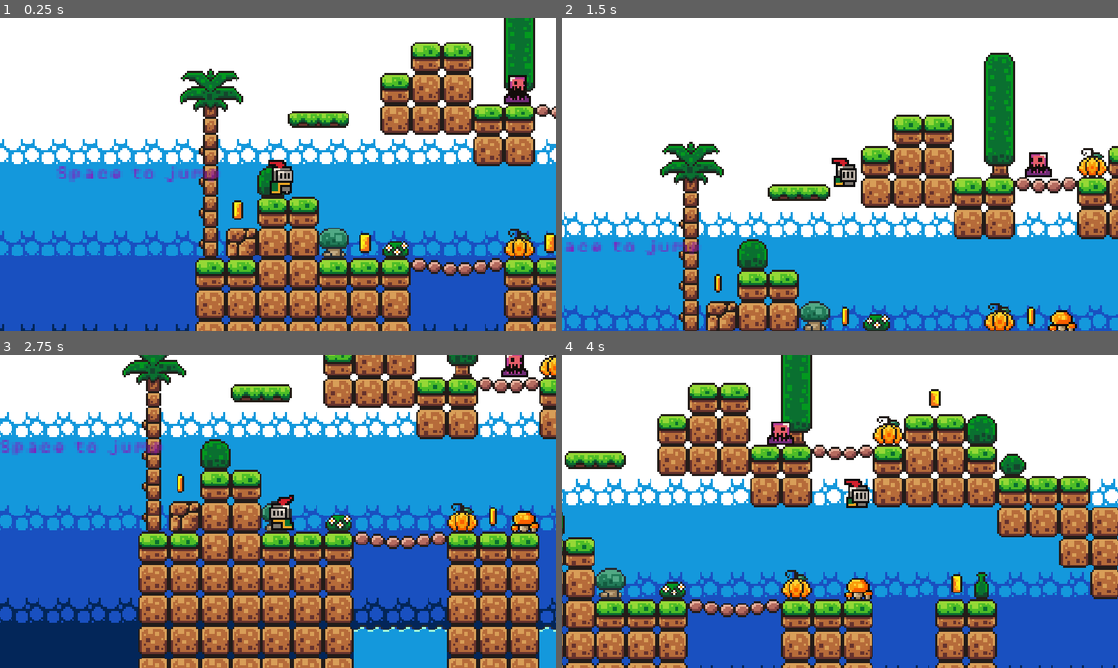
Above: before the commit, frames 1-4 (two rows, left to right).
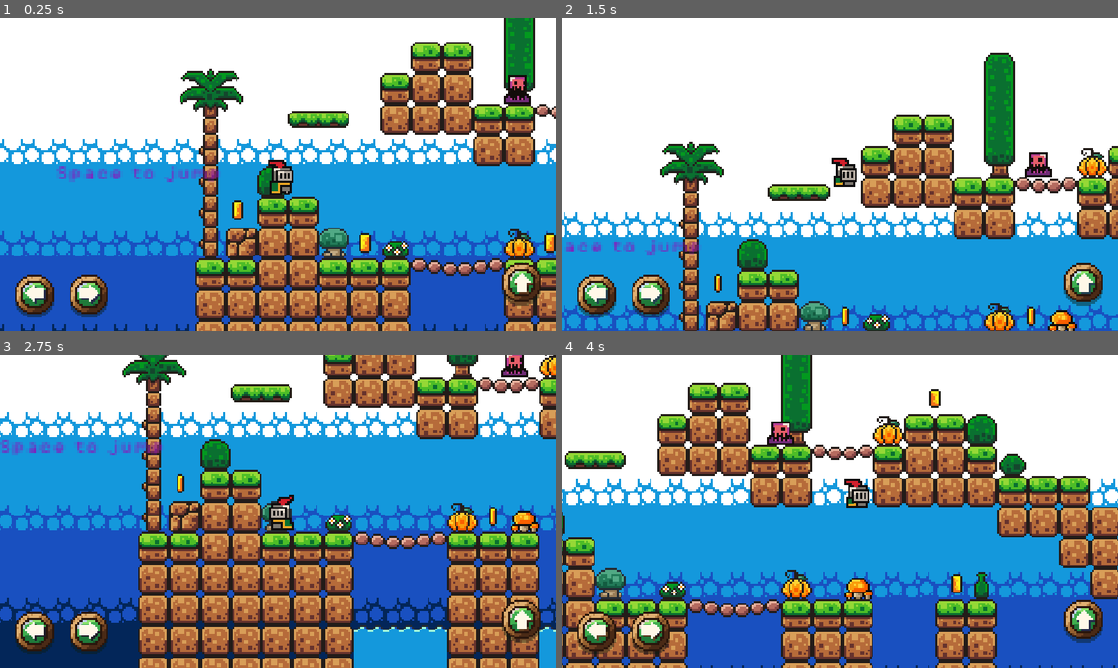
Above: after the commit, the same moments.

Repository: Vincent2010017/vincent-on-the-run
Game: Godot game, scene res://scenes/game.tscn
The game is run twice, just before and just after one commit, with the same random seed, the same clock (stepped at 60 frames per second) and the same inputs.
Inputs:
- Up to frame 1 (0.25 s): no input
- Up to frame 2 (1.5 s): hold D (move_right) from 0.53 s (still down); tap Space (jump) at 0.6, 0.77, 1.07, 1.35 s
- Up to frame 3 (2.75 s): tap Space (jump) at 1.52, 1.82, 2.1 s; release D (move_right) at 2.03 s; hold A (move_left) from 2.03 s (still down)
- Up to frame 4 (4 s): release A (move_left) at 2.78 s; hold D (move_right) from 2.78 s (still down); tap Space (jump) at 2.85, 3.02, 3.32, 3.6, 3.77 s

The runs differ from the first frame. In frame 1, 2.3% of the frame differs, in the area x 2-98%, y 78-96%; in frame 2, 2.4%; in frame 3, 2.3%; in frame 4, 2.3%.

Commit message:
Touch controls

Diff:
--- a/project.godot
+++ b/project.godot
@@ -46,6 +46,10 @@
 ]
 }
 
+[input_devices]
+
+pointing/emulate_touch_from_mouse=true
+
 [physics]
 
 3d/physics_engine="Jolt Physics"
--- a/scenes/game.tscn
+++ b/scenes/game.tscn
@@ -9,6 +9,7 @@
 [ext_resource type="PackedScene" uid="uid://ex5etrgw8pl4" path="res://scenes/killzone.tscn" id="6_p57ef"]
 [ext_resource type="PackedScene" uid="uid://bfdiwi6si1b3j" path="res://scenes/slime.tscn" id="7_u5sy4"]
 [ext_resource type="FontFile" uid="uid://cc3wlw81l1qd8" path="res://assets/fonts/PixelOperator8.ttf" id="9_vtaks"]
+[ext_resource type="PackedScene" uid="uid://xhi2dvj2uru4" path="res://scenes/touch_controls.tscn" id="10_vtaks"]
 
 [sub_resource type="TileSetAtlasSource" id="TileSetAtlasSource_lbhrr"]
 texture = ExtResource("3_lnu2h")
@@ -452,3 +453,5 @@
 
 [node name="Slime2" parent="Slime" unique_id=1762547668 instance=ExtResource("7_u5sy4")]
 position = Vector2(951, 48)
+
+[node name="CanvasLayer" parent="." unique_id=99009010 instance=ExtResource("10_vtaks")]
--- /dev/null
+++ b/scenes/touch_controls.tscn
@@ -0,0 +1,43 @@
+[gd_scene format=3 uid="uid://xhi2dvj2uru4"]
+
+[ext_resource type="Script" uid="uid://cmac6n01liy5a" path="res://scripts/touch_controls.gd" id="1_hfpa3"]
+[ext_resource type="Texture2D" uid="uid://d0bqjk8yao6tq" path="res://assets/buttons/4x/btn_left_normal.png" id="1_jk8cr"]
+[ext_resource type="Texture2D" uid="uid://d3ujct51wqpuj" path="res://assets/buttons/4x/btn_left_pressed.png" id="2_hfpa3"]
+[ext_resource type="Texture2D" uid="uid://db6nedeyadsfq" path="res://assets/buttons/4x/btn_right_normal.png" id="3_ravjo"]
+[ext_resource type="Texture2D" uid="uid://b6fjugbgnjhxn" path="res://assets/buttons/4x/btn_right_pressed.png" id="4_vj44i"]
+[ext_resource type="Texture2D" uid="uid://b303k6rsshbpa" path="res://assets/buttons/4x/btn_jump_normal.png" id="5_4q65q"]
+[ext_resource type="Texture2D" uid="uid://dwqxb7q8qhagi" path="res://assets/buttons/4x/btn_jump_pressed.png" id="6_38p8w"]
+
+[sub_resource type="CircleShape2D" id="CircleShape2D_v2t7n"]
+radius = 50.0
+
+[sub_resource type="CircleShape2D" id="CircleShape2D_pgi73"]
+radius = 50.0
+
+[sub_resource type="CircleShape2D" id="CircleShape2D_5fmxu"]
+radius = 50.0
+
+[node name="CanvasLayer" type="CanvasLayer" unique_id=99009010]
+layer = 10
+script = ExtResource("1_hfpa3")
+
+[node name="Left" type="TouchScreenButton" parent="." unique_id=2077365990]
+visibility_layer = 513
+texture_normal = ExtResource("1_jk8cr")
+texture_pressed = ExtResource("2_hfpa3")
+shape = SubResource("CircleShape2D_v2t7n")
+action = "move_left"
+
+[node name="Right" type="TouchScreenButton" parent="." unique_id=1004665403]
+visibility_layer = 513
+texture_normal = ExtResource("3_ravjo")
+texture_pressed = ExtResource("4_vj44i")
+shape = SubResource("CircleShape2D_pgi73")
+action = "move_right"
+
+[node name="Jump" type="TouchScreenButton" parent="." unique_id=2091605453]
+visibility_layer = 513
+texture_normal = ExtResource("5_4q65q")
+texture_pressed = ExtResource("6_38p8w")
+shape = SubResource("CircleShape2D_5fmxu")
+action = "jump"
--- /dev/null
+++ b/scripts/touch_controls.gd
@@ -0,0 +1,25 @@
+extends CanvasLayer
+
+@export var margin := Vector2(24, 24)
+@export var spacing := 16.0
+
+@onready var left: TouchScreenButton = $Left
+@onready var right: TouchScreenButton = $Right
+@onready var jump: TouchScreenButton = $Jump
+
+func _ready() -> void:
+	get_viewport().size_changed.connect(_layout)
+	_layout()
+
+func _btn_size(b: TouchScreenButton) -> Vector2:
+	return b.texture_normal.get_size() * b.scale
+
+func _layout() -> void:
+	var vp := get_viewport().get_visible_rect().size
+	# D-pad bottom-left
+	var s := _btn_size(left)
+	left.position  = Vector2(margin.x, vp.y - margin.y - s.y)
+	right.position = left.position + Vector2(s.x + spacing, 0)
+	# action buttons bottom-right, jump slightly raised (natural thumb arc)
+	var j := _btn_size(jump)
+	jump.position   = Vector2(vp.x - margin.x - j.x, vp.y - margin.y - j.y - 24)
Binary file added: assets/buttons/1x/btn_attack_normal.png
Not shown, added: assets/buttons/1x/btn_attack_normal.png.import
Binary file added: assets/buttons/1x/btn_attack_pressed.png
Not shown, added: assets/buttons/1x/btn_attack_pressed.png.import
Binary file added: assets/buttons/1x/btn_jump_normal.png
Not shown, added: assets/buttons/1x/btn_jump_normal.png.import
Binary file added: assets/buttons/1x/btn_jump_pressed.png
Not shown, added: assets/buttons/1x/btn_jump_pressed.png.import
Binary file added: assets/buttons/1x/btn_left_normal.png
Not shown, added: assets/buttons/1x/btn_left_normal.png.import
Binary file added: assets/buttons/1x/btn_left_pressed.png
Not shown, added: assets/buttons/1x/btn_left_pressed.png.import
(and 40 more such lines)
